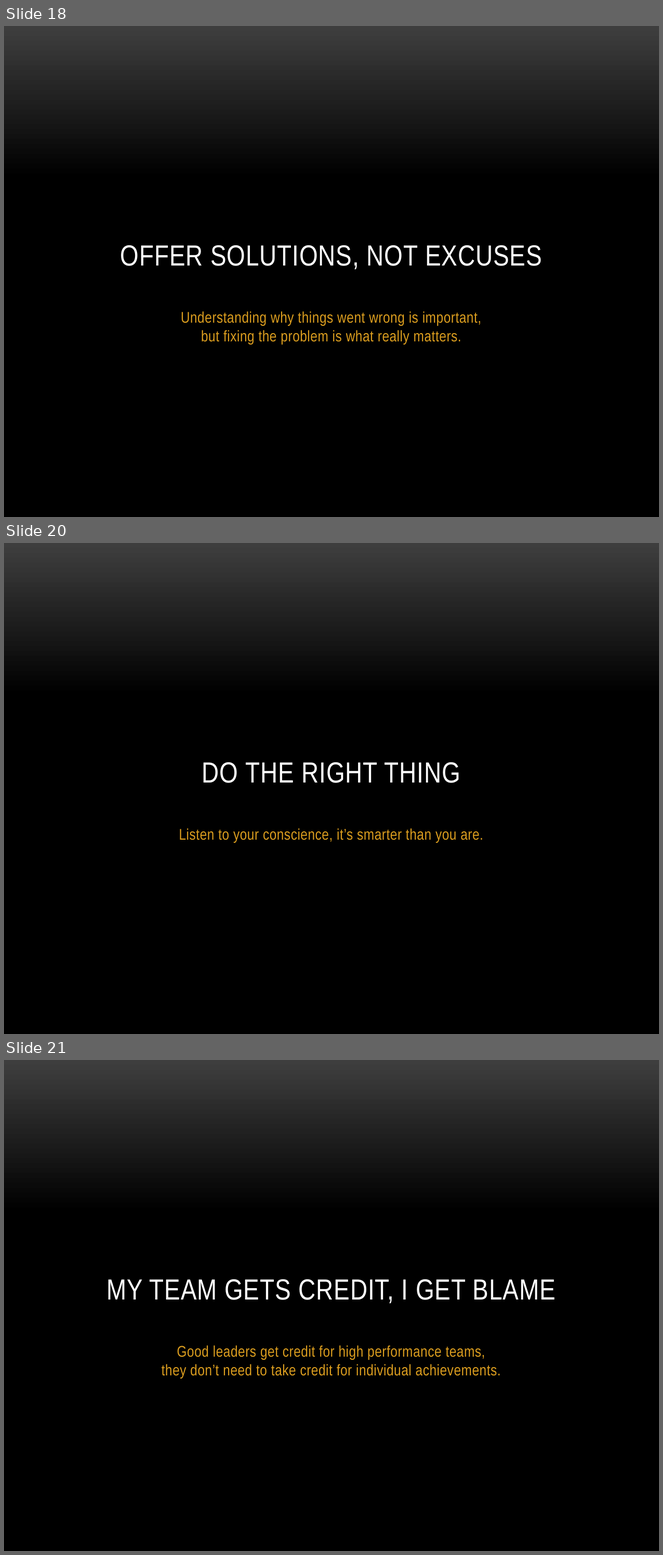
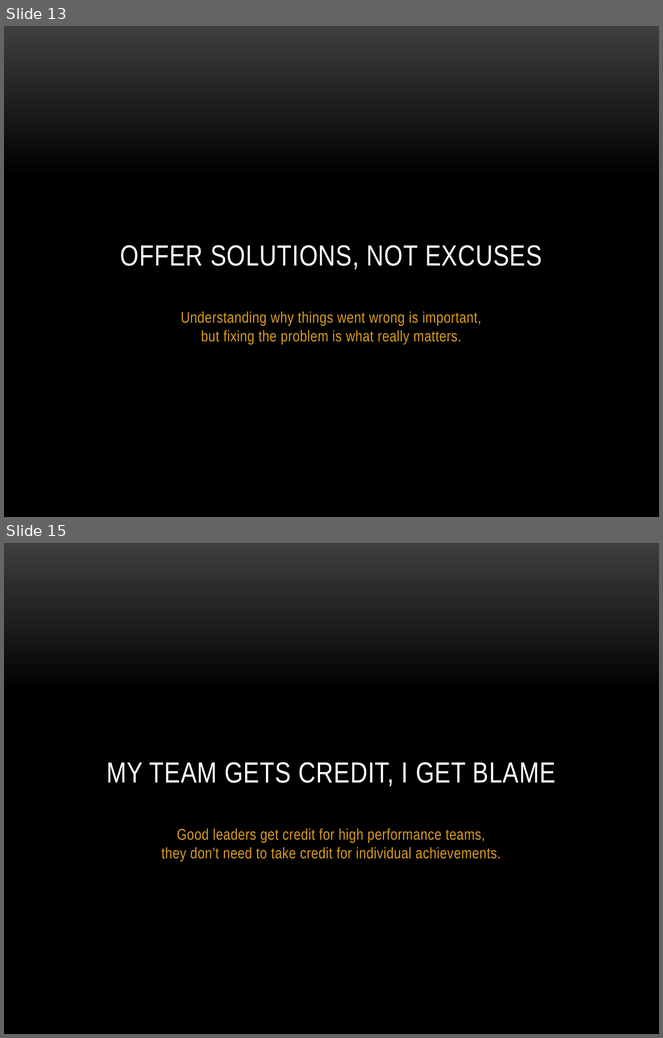
Before and after one commit to jdantonio/devbootcamp-2013-presentation, a slide deck: what-ive-learned-presentation.pptx. Shown one above the other, each under a label of ours: slides 18, 20 and 21 before the commit, slides 13 and 15 after it; the slides between them are not shown. The pictures are 663x1555 and 663x1038 pixels, drawn with LibreOffice and Linux fonts; fonts in the diff are those of the drawing; background and template pictures are left out. Boxes give left, top, right and bottom in pixels: in the first picture for what was removed or moved away, otherwise in the second. Text is boxed around its words. In the diff, an @@ line names an element or a change of style, - is before the commit and + after.

```diff
--- a/what-ive-learned-presentation.pptx
+++ b/what-ive-learned-presentation.pptx
@@ slide 20 removed at [4, 543, 659, 1034], background gradient #3F3F3F to #000000 @@
@@ title removed at [202, 762, 461, 783] @@
-DO THE RIGHT THING
@@ subtitle removed at [179, 828, 483, 843] @@
-Listen to your conscience, it’s smarter than you are.
@@ what was slide 18 is now slide 13 @@
@@ what was slide 21 is now slide 15 @@
```
Also in this commit, not shown: 3 slides changed, 6 other slides removed, 2 other files.
